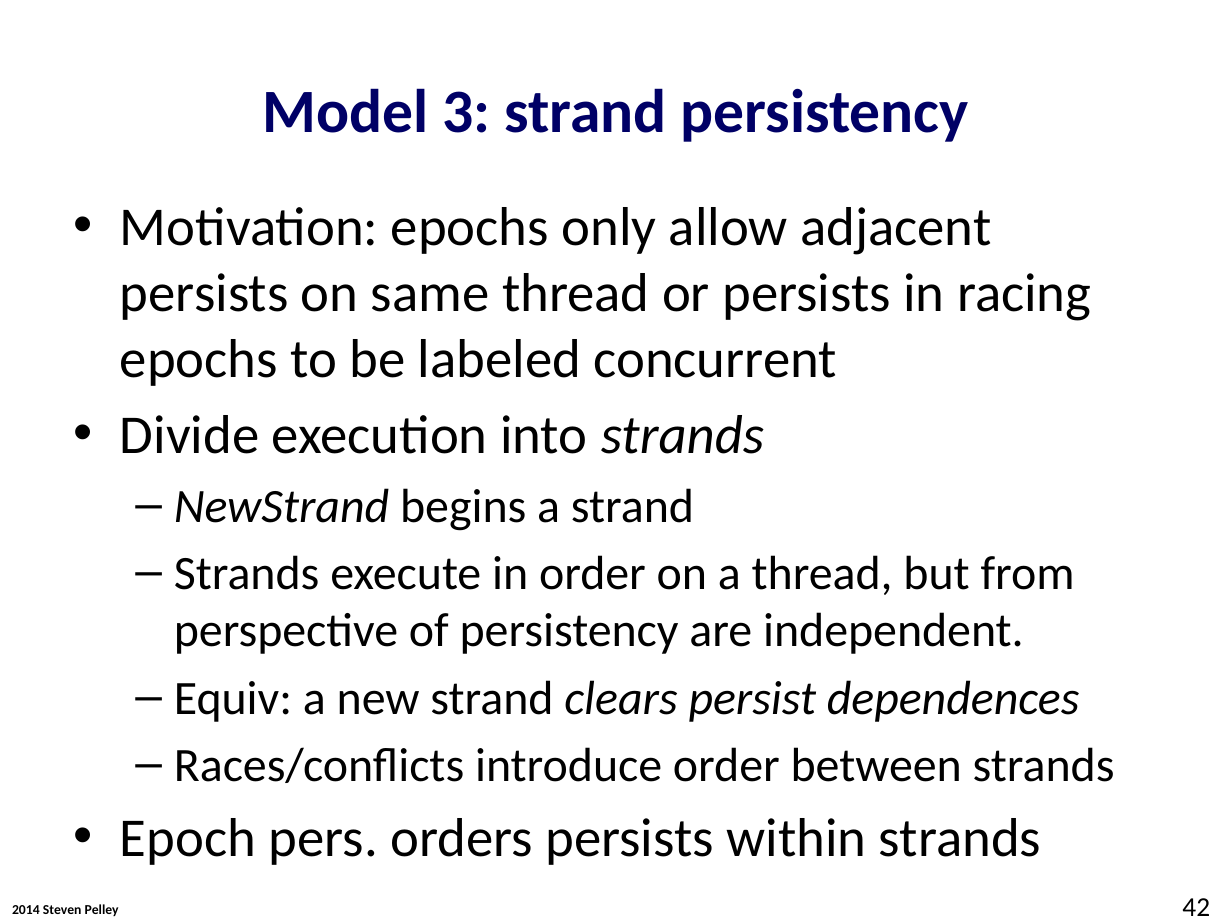
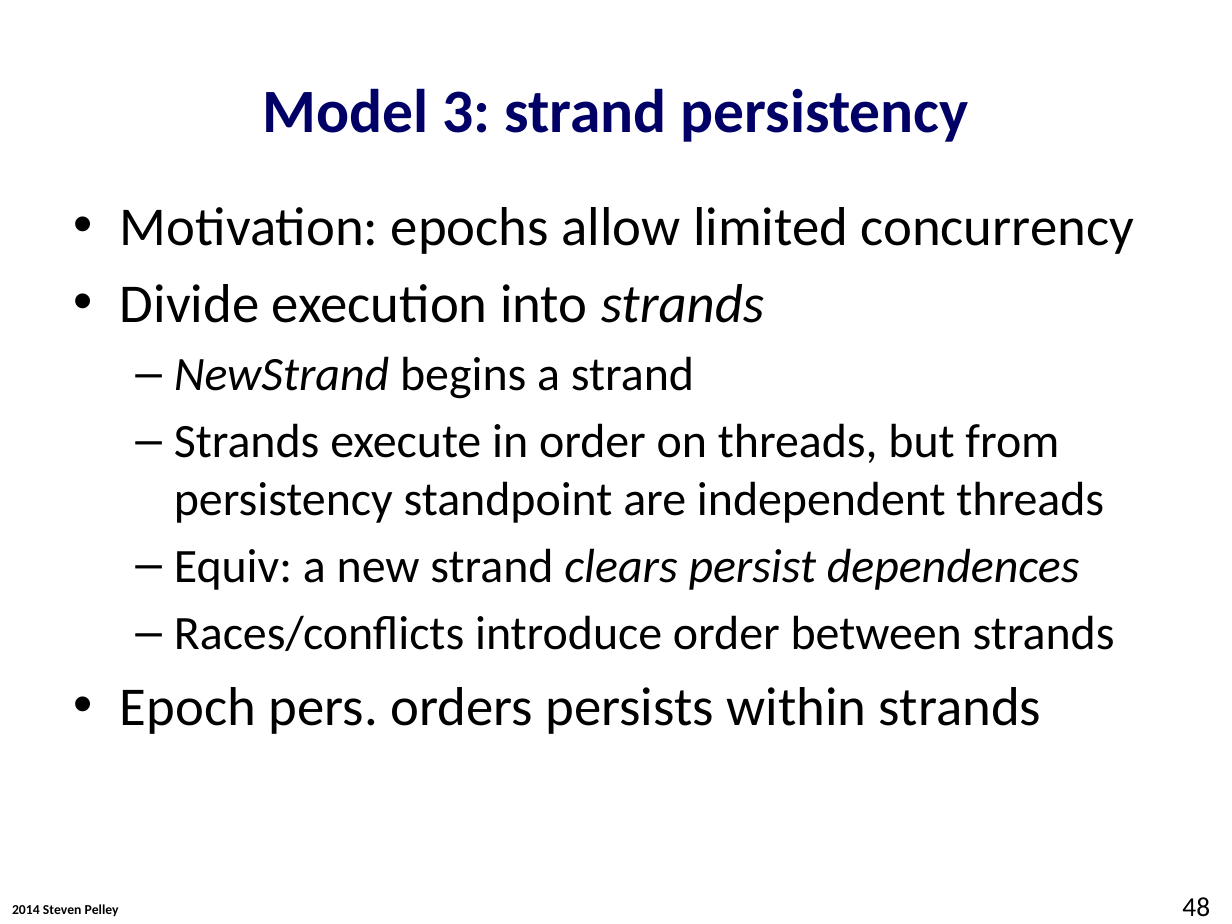
Before and after one commit to Abulila/dissertation, a slide deck: slide 48 of proposal/defense.pptx (slide 42 before the commit). Drawn at 1232x924 pixels with LibreOffice and Linux fonts; fonts in the diff are those of the drawing; background and template pictures are left out. Boxes give left, top, right and bottom in pixels: in the first picture for what was removed or moved away, otherwise in the second. Text is boxed around its words. In the diff, an @@ line names an element or a change of style, - is before the commit and + after.

Commit message:
defense.pptx: intro and working on epoch persistency definition

```diff
--- a/proposal/defense.pptx
+++ b/proposal/defense.pptx
@@ text at (x1=120, y1=207, x2=1134, y2=254): text changed @@
-• Motivation: epochs only allow adjacent persists on same thread or persists in racing epochs to be labeled concurrent
+• Motivation: epochs allow limited concurrency
@@ text at (x1=174, y1=423, x2=1104, y2=523): text changed @@
-  – Strands execute in order on a thread, but from perspective of persistency are independent.
+  – Strands execute in order on threads, but from persistency standpoint are independent threads
@@ page number at (x1=1182, y1=897, x2=1210, y2=917): text changed @@
-42
+48
```
Also in this commit, not shown: 13 other slides changed, 12 slides added, 2 slides removed.
